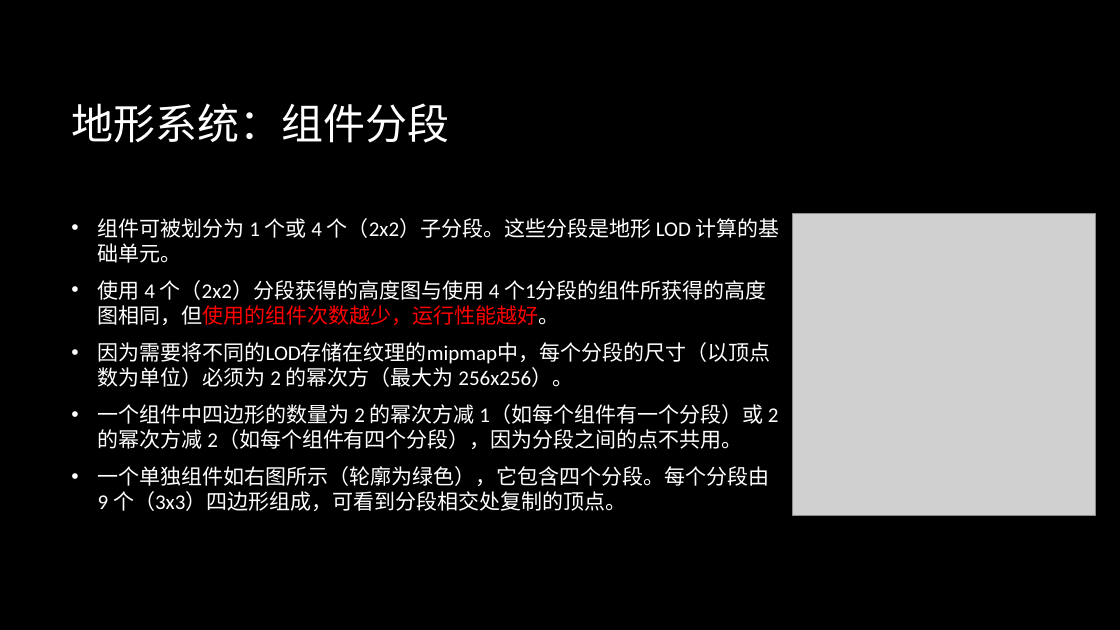
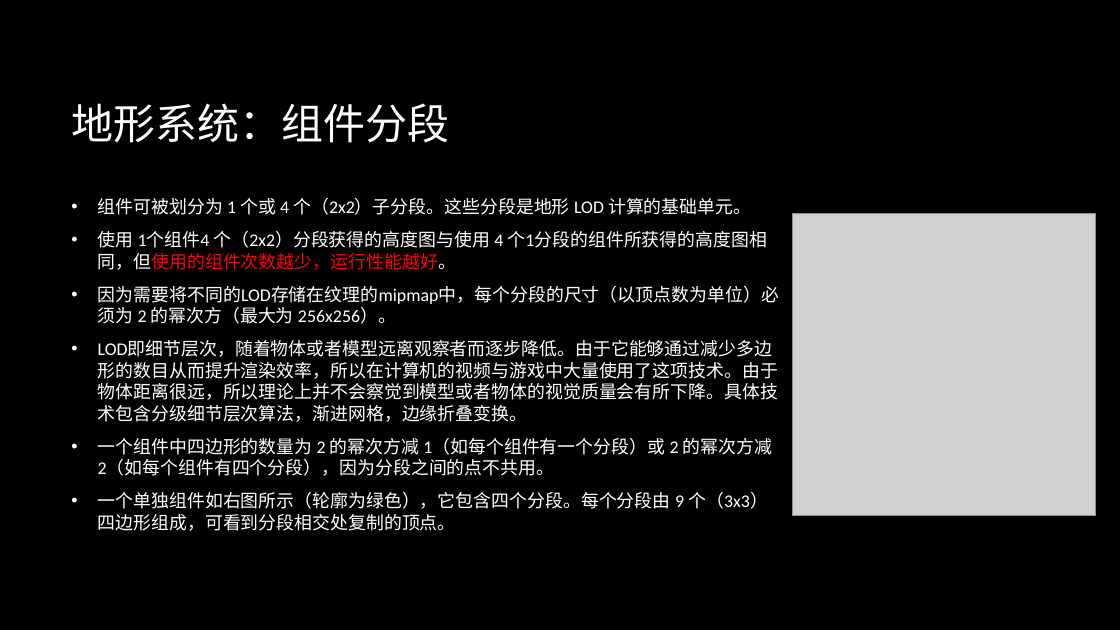
Before and after one commit to BattalionCommander/UE4_C-_Notes, a slide deck: slide 6 of Unreal engine 4.pptx. Drawn at 1120x630 pixels with LibreOffice and Linux fonts; fonts in the diff are those of the drawing; grey boxes stand for pictures; background and template pictures are left out. Boxes give left, top, right and bottom in pixels: in the first picture for what was removed or moved away, otherwise in the second. Text is boxed around its words. In the diff, an @@ line names an element or a change of style, - is before the commit and + after.

```diff
--- a/Unreal engine 4.pptx
+++ b/Unreal engine 4.pptx
@@ text at <box>98,198,779,531</box>: size 18 to 15.3 pt in "组件可被划分为 1 个或 4 个（2x2）子分段。这些分段是地形 LOD 计算的基础单元。", "因为需要将不同的LOD存储在纹理的mipmap中，每个分段的尺寸（以顶点数为单位）必须为 2 的幂次方（最大为 256x ...", "一个组件中四边形的数量为 2 的幂次方减 1（如每个组件有一个分段）或 2 的幂次方减 2（如每个组件有四个分段），因为 ...", "一个单独组件如右图所示（轮廓为绿色），它包含四个分段。每个分段由 9 个（3x3）四边形组成，可看到分段相交处复制的顶点 ..." @@
@@ text at <box>98,231,767,270</box>: text changed; size 18 to 15.3 pt @@
-• 使用 4 个（2x2）分段获得的高度图与使用 4 个1分段的组件所获得的高度图相同，但使用的组件次数越少，运行性能越好。
+• 使用 1个组件4 个（2x2）分段获得的高度图与使用 4 个1分段的组件所获得的高度图相同，但使用的组件次数越少，运行性能越好。
@@ text at <box>98,341,778,422</box>: paragraph added @@
+• LOD即细节层次，随着物体或者模型远离观察者而逐步降低。由于它能够通过减少多边形的数目从而提升渲染效率，所以在计算机的视频与游戏中大量使用了这项技术。由于物体距离很远，所以理论上并不会察觉到模型或者物体的视觉质量会有所下降。具体技术包含分级细节层次算法，渐进网格，边缘折叠变换。
```
Also in this commit, not shown: 6 other slides changed, 1 other file.
